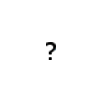
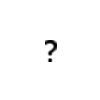
Before/after of a 100x100 layered artwork. What changed in the layer stack:
painted on "Background" over [45, 40, 57, 62]
